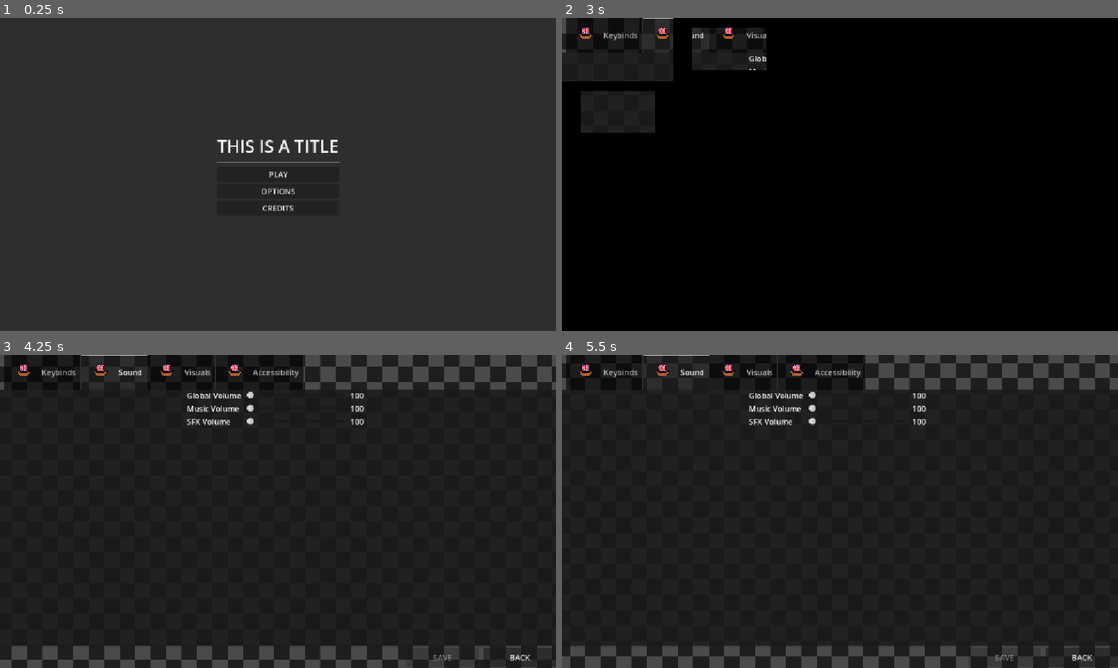
Above: before the commit, frames 1-4 (two rows, left to right).
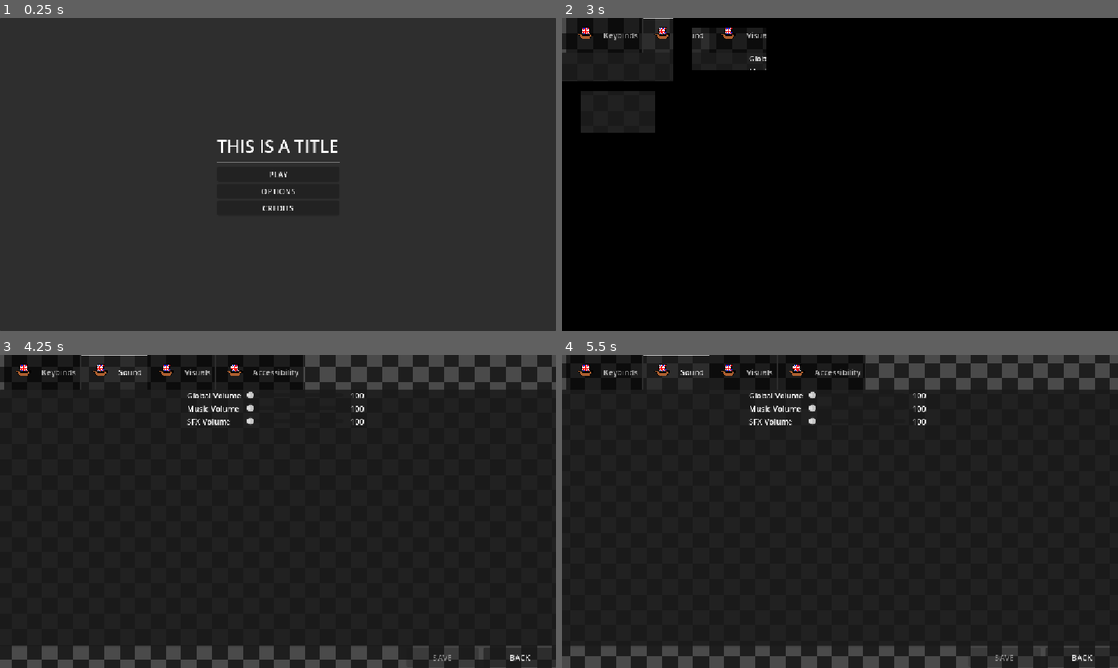
Above: after the commit, the same moments.

Repository: CIlie23/Untitled-MicroJam68-Game
Game: Godot game, scene res://src/ui/menus/main_menu.tscn
The game is run twice, just before and just after one commit, with the same random seed, the same clock (stepped at 60 frames per second) and the same inputs. Before the commit the project has no main scene; this scene is started directly in both runs.
Inputs:
- Up to frame 1 (0.25 s): no input
- Up to frame 2 (3 s): click "PLAY" at 0.5 s; click "PLAY" at 1.25 s; click "PLAY" at 2 s; click "OPTIONS" at 2.75 s
- Up to frame 3 (4.25 s): no input
- Up to frame 4 (5.5 s): no input

The runs differ from the first frame. In frame 1, 0.3% of the frame differs, in the area x 39-61%, y 38-62%; in frame 2, 0.2%; in frame 3, 0.7%; in frame 4, 0.7%, in the area x 2-96%, y 2-98%.

Commit message:
Assets n stuff

Diff:
--- a/project.godot
+++ b/project.godot
@@ -10,7 +10,8 @@
 
 [application]
 
-config/name="New Game Project"
+config/name="PrimordialRace"
+run/main_scene="uid://ufj1jmngqsds"
 config/features=PackedStringArray("4.7", "Forward Plus")
 config/icon="res://icon.svg"
 
@@ -29,4 +30,5 @@
 
 [rendering]
 
+textures/canvas_textures/default_texture_filter=0
 rendering_device/driver.windows="d3d12"
--- /dev/null
+++ b/src/levels/world.tscn
@@ -0,0 +1,7 @@
+[gd_scene format=3 uid="uid://ufj1jmngqsds"]
+
+[ext_resource type="PackedScene" uid="uid://ccs0buydk4645" path="res://src/ui/hud/ui.tscn" id="1_qd0h3"]
+
+[node name="World" type="Node2D" unique_id=1628329778]
+
+[node name="UI" parent="." unique_id=648317043 instance=ExtResource("1_qd0h3")]
--- /dev/null
+++ b/src/ui/hud/camera.gd
@@ -0,0 +1,16 @@
+extends Camera2D
+
+var mousePos = Vector2()
+
+var mousePosGlobal = Vector2()
+var start = Vector2()
+var startY = Vector2()
+var end = Vector2()
+var endY = Vector2()
+var isDragging = false
+
+signal area_selected
+signal start_move_selection
+
+func draw_area():
+	pass
--- /dev/null
+++ b/src/ui/hud/ui.tscn
@@ -0,0 +1,12 @@
+[gd_scene format=3 uid="uid://ccs0buydk4645"]
+
+[ext_resource type="Script" uid="uid://b7nve0a26tikt" path="res://src/ui/hud/camera.gd" id="1_bepx4"]
+
+[node name="UI" type="Node" unique_id=648317043]
+
+[node name="Camera" type="Camera2D" parent="." unique_id=944772322]
+script = ExtResource("1_bepx4")
+
+[node name="Panel" type="Panel" parent="." unique_id=1745375936]
+offset_right = 40.0
+offset_bottom = 40.0
Binary file added: assets/fonts/Cairopixel.ttf
Not shown, added: assets/fonts/Cairopixel.ttf.import
Binary file added: assets/fonts/PixeloidSans.ttf
Not shown, added: assets/fonts/PixeloidSans.ttf.import
Binary file added: assets/textures/soup/soup.ase
Binary file added: assets/textures/soup/soup.png
Not shown, added: assets/textures/soup/soup.png.import
Binary file added: assets/textures/tiles/ground.png
Not shown, added: assets/textures/tiles/ground.png.import
Not shown, added: src/ui/hud/camera.gd.uid
